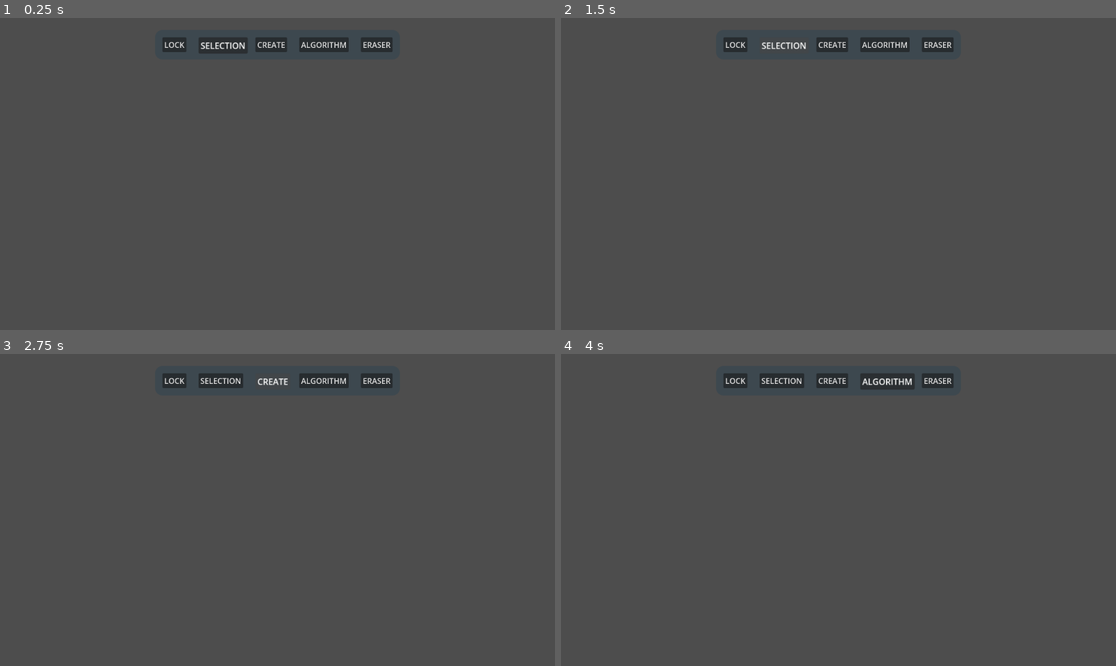
Above: before the commit, frames 1-4 (two rows, left to right).
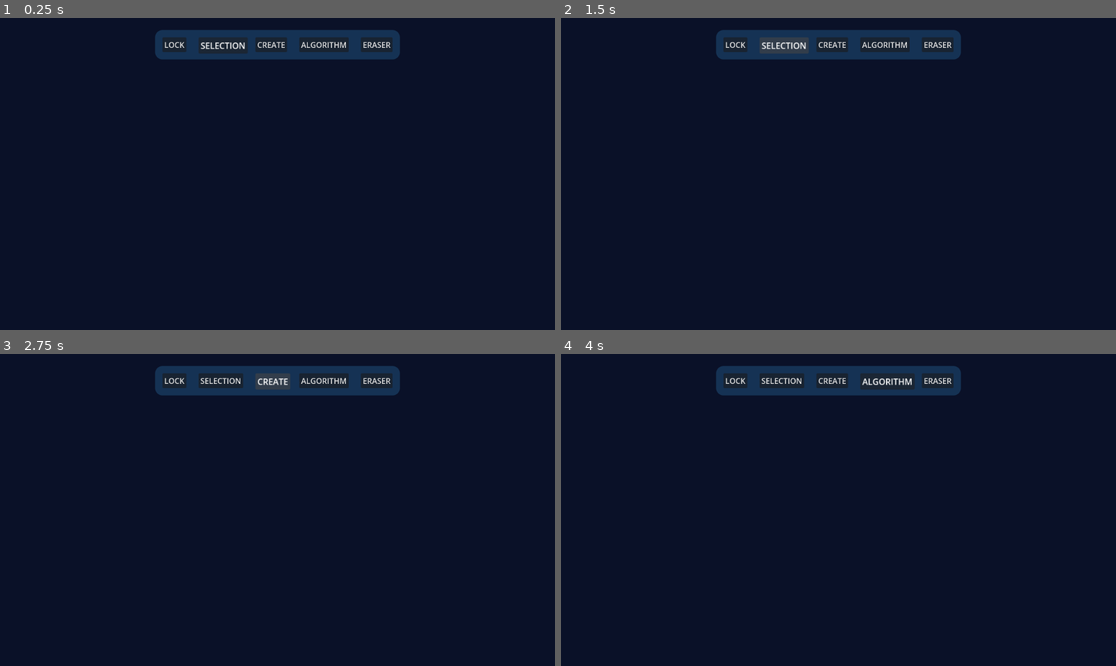
Above: after the commit, the same moments.

Repository: VerticesLTD/Graphos
Game: Godot game, scene res://main.tscn
Two runs of this game, one before a commit and one after it. Both use one fixed random seed, a clock stepped at 60 frames per second and the inputs below.
Inputs (mouse positions are in pixels of both pictures, inside the frame that each line leads up to):
- Up to frame 1 (0.25 s): no input
- Up to frame 2 (1.5 s): click "LOCK" at 0.5 s; click "SELECTION" at 1.25 s
- Up to frame 3 (2.75 s): click "CREATE" at 2 s
- Up to frame 4 (4 s): click "ALGORITHM" at 2.75 s; tap Enter at 3.5 s; move the mouse to (960, 494) at 3.52 s; hold Right (ui_right) from 3.53 s (still down); hold Delete (delete) from 3.53 s (still down); click (960, 494) at 3.67 s

The runs differ from the first frame. In frame 1, 98% of the frame differs, in the area x 0-100%, y 0-100%; in frame 2, 98%; in frame 3, 98%; in frame 4, 98%.

Commit message:
Unified appearance variables inside Globals, Colors change, Canvas background

Diff:
--- a/controllers/graph_controller.gd
+++ b/controllers/graph_controller.gd
@@ -300,7 +300,7 @@
 	# 1. Clean the visual feedback
 	for id in link_buffer:
 		var v = graph.get_vertex(id)
-		if v: v.color = Color.WHITE
+		if v: v.color = Globals.VERTEX_COLOR
 
 	# 2. Empty the logic container
 	link_buffer.clear()
@@ -343,7 +343,7 @@
 func _clear_selection_buffer() -> void:
 	# Resetting color
 	for v in selection_buffer:
-		v.color = Color.WHITE
+		v.color = Globals.VERTEX_COLOR
 		v.z_idx = VERTEX_BELOW
 
 	selection_buffer.clear()
--- a/graphs/undirected_graph/edge.gd
+++ b/graphs/undirected_graph/edge.gd
@@ -38,7 +38,7 @@
 	_src: Vertex = null,
 	_dst: Vertex = null,
 	_next: Edge = null,
-	_color: Color = Color.RED
+	_color: Color = Globals.EDGE_COLOR
 ) -> void:
 	self.weight = _weight
 	self.src = _src
@@ -64,7 +64,7 @@
 		state_changed.emit()
 
 
-var color: Color = Color.RED:
+var color: Color = Globals.EDGE_COLOR:
 	set(value):
 		color = value
 		state_changed.emit()
--- a/graphs/undirected_graph/undirected_graph.gd
+++ b/graphs/undirected_graph/undirected_graph.gd
@@ -12,10 +12,6 @@
 ## Dictionary[int -> Vertex]
 var vertices: Dictionary = {}
 
-## Edge appearance
-const EDGE_COLOR = Color.RED
-const EDGE_WIDTH = 10.0
-
 ## Metadata counters, num_vertices shouldn't be taken
 ## care of manually because we can get it by using size
 var num_vertices: int:
@@ -71,7 +67,7 @@
 ## ------------------------------------------------------------------------------
 
 ## Public: Create brand new vertex
-func add_vertex(pos: Vector2 = Vector2.ZERO, color: Color = Color.WHITE) -> Vertex:
+func add_vertex(pos: Vector2 = Vector2.ZERO, color: Color = Globals.VERTEX_COLOR) -> Vertex:
 	var id = _next_vertex_id
 	_next_vertex_id += 1
 
@@ -259,9 +255,9 @@
 	reset_parents()
 	reset_keys()
 
-	# Additionally, reset all the colors to white
+	# Additionally, reset all the colors
 	for v in vertices.values():
-		v.color = Color.WHITE
+		v.color = Globals.VERTEX_COLOR
 
 
 ## Returns a new sub-graph from given vertices
--- a/graphs/undirected_graph/vertex.gd
+++ b/graphs/undirected_graph/vertex.gd
@@ -50,7 +50,7 @@
 ## @param _is_imposter		Is the vertex real or only data.
 func _init(
 	_id: int,
-	_color: Color = Color.WHITE,
+	_color: Color = Globals.VERTEX_COLOR,
 	_distance: float = INF,
 	_key: float = INF,
 	_pos: Vector2 = Vector2.ZERO,
@@ -65,11 +65,11 @@
 
 ####################### SETTER FUNCTIONS & REACTION LOGIC #######################
 
-var color: Color = Color.WHITE: # defult color to our var is white,
-	set(value): # called every time we change the color
-		color = value # Change the color
+var color: Color = Globals.VERTEX_COLOR:
+	set(value):
+		color = value
 		if not is_imposter:
-			state_changed.emit() # emit the signal
+			state_changed.emit()
 
 var distance: float = INF:
 	set(value):
--- a/main.tscn
+++ b/main.tscn
@@ -6,7 +6,7 @@
 [ext_resource type="Script" uid="uid://css85v57pq6ys" path="res://ui/global/button_highlights.gd" id="4_1bvp3"]
 
 [sub_resource type="StyleBoxFlat" id="StyleBoxFlat_1bvp3"]
-bg_color = Color(0.019521689, 0.2182971, 0.34787467, 0.22352941)
+bg_color = Color(0.24241143, 0.64497656, 0.9332706, 0.22352941)
 corner_radius_top_left = 15
 corner_radius_top_right = 15
 corner_radius_bottom_right = 15
@@ -28,7 +28,17 @@
 graph = NodePath("../UndirectedGraph")
 
 [node name="CanvasLayer" type="CanvasLayer" parent="."]
+layer = -1
 script = ExtResource("3_1bvp3")
+
+[node name="ColorRect" type="ColorRect" parent="CanvasLayer"]
+anchors_preset = 15
+anchor_right = 1.0
+anchor_bottom = 1.0
+grow_horizontal = 2
+grow_vertical = 2
+mouse_filter = 1
+color = Color(0.039215688, 0.06666667, 0.15686275, 1)
 
 [node name="MarginContainer" type="MarginContainer" parent="CanvasLayer"]
 anchors_preset = 5
--- a/project.godot
+++ b/project.godot
@@ -3,8 +3,8 @@
 ; since the parameters that go here are not all obvious.
 ;
 ; Format:
-;    [section] ; section goes between []
-;    param=value ; assign values to parameters
+;   [section] ; section goes between []
+;   param=value ; assign values to parameters
 
 config_version=5
 
--- a/scripts/utils/globals.gd
+++ b/scripts/utils/globals.gd
@@ -33,6 +33,14 @@
 const BUTTON_HIGHLIGHT_MODULATE = Color(1.2, 1.2, 1.2)
 const BUTTON_HIGHLIGHT_SCALE = Vector2(1.1,1.1)
 
+# Vertices
+const VERTEX_RADIUS = 20.0
+const VERTEX_COLOR = Color("1282A2")
+
+# Edges
+const EDGE_COLOR = Color("FEFCFB")
+const EDGE_WIDTH = 5.0
+
 # ------------
 # Input constants
 # ------------
@@ -46,10 +54,6 @@
 var is_mass_select: bool = false
 var selection_rectangle: Rect2
 
-# ------------
-# Vertex globals
-# ------------
-const VERTEX_RADIUS = 20.0
 
 # ------------
 # Clipboard
--- a/ui/edge/edge_view.gd
+++ b/ui/edge/edge_view.gd
@@ -6,9 +6,6 @@
 ## This script controls the "Body" of a connection between two vertices.
 ## It draws a line between the source and destination provided by the Brain.
 ## ==============================================================================
-
-## The line's thickness
-const WIDTH: float = 4.0
 
 ## This is the slot for our Brain. The Graph Manager fills this when we are born.
 var edge_data: Edge
@@ -50,4 +47,4 @@
 
 	# DRAW THE LINE
 	# We pull the positions directly from the Brains of the two connected vertices.
-	draw_line(edge_data.src.pos, edge_data.dst.pos, edge_data.color, WIDTH)
+	draw_line(edge_data.src.pos, edge_data.dst.pos, edge_data.color, Globals.EDGE_WIDTH)
--- a/ui/global/global_UI.gd
+++ b/ui/global/global_UI.gd
@@ -1,7 +1,4 @@
 extends CanvasLayer
-
-@onready var ui_selection_rect: UISelectionRect = $UISelectionRect
-@onready var vertex_tool_button: Button = $VertexToolButton
 
 @onready var graph_controller: GraphController = $"../GraphController"
 
